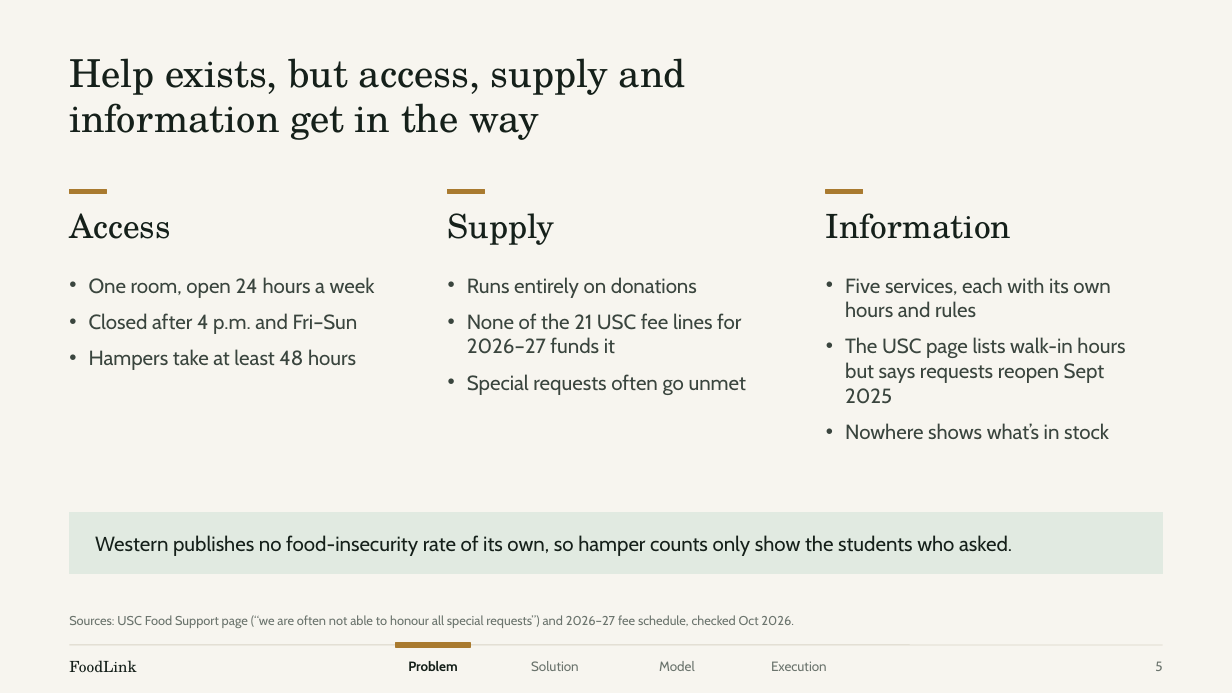
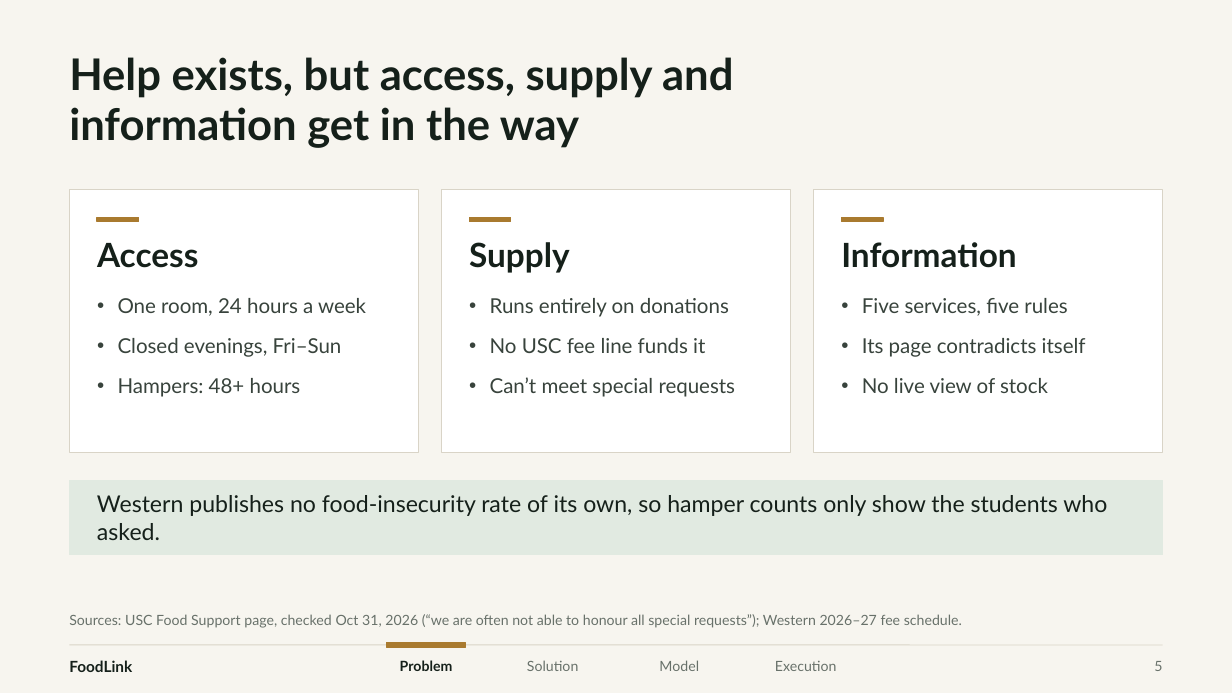
Before and after one commit to xingexu/aspire, a slide deck: slide 5 of deck/PBSN_ASPIRE_FoodLink.pptx. Drawn at 1232x693 pixels with LibreOffice and Linux fonts; fonts in the diff are those of the drawing. Boxes give left, top, right and bottom in pixels: in the first picture for what was removed or moved away, otherwise in the second. Text is boxed around its words. In the diff, an @@ line names an element or a change of style, - is before the commit and + after.

```diff
--- a/deck/PBSN_ASPIRE_FoodLink.pptx
+++ b/deck/PBSN_ASPIRE_FoodLink.pptx
@@ title "Help exists, but access, supply ..." at box(69, 57, 733, 148): size 30 to 34 pt, font TeX Gyre Schola to Lato, bold on; line spacing 0.98 to 0.95 @@
@@ rectangle added at box(69, 189, 419, 453), fill #FFFFFF, outline #D9D4C7 0.75 pt @@
@@ rectangle added at box(442, 189, 791, 453), fill #FFFFFF, outline #D9D4C7 0.75 pt @@
@@ rectangle added at box(814, 189, 1164, 453), fill #FFFFFF, outline #D9D4C7 0.75 pt @@
@@ font TeX Gyre Schola to Lato, bold on in 4 elements at box(69, 660, 132, 672), box(469, 242, 570, 273), box(841, 242, 1016, 268), box(97, 243, 198, 268) @@
@@ text "Access": place and size @@
-text "Access" at box(69, 213, 170, 239)
+text "Access" at box(97, 243, 198, 268)
@@ rectangle: place and size @@
-rectangle at box(69, 189, 106, 193)
+rectangle at box(97, 217, 139, 222)
@@ text "Supply": place and size @@
-text "Supply" at box(448, 213, 555, 245)
+text "Supply" at box(469, 242, 570, 273)
@@ rectangle: place and size @@
-rectangle at box(447, 189, 484, 193)
+rectangle at box(470, 217, 511, 222)
@@ text "Information": place and size @@
-text "Information" at box(826, 213, 1011, 239)
+text "Information" at box(841, 242, 1016, 268)
@@ rectangle: place and size @@
-rectangle at box(826, 189, 863, 193)
+rectangle at box(842, 217, 884, 222)
@@ text at box(118, 298, 366, 397): text changed; font Cabin to Lato; text colour #3A453E to #38433C @@
-• One room, open 24 hours a week
-• Closed after 4 p.m. and Fri–Sun
-• Hampers take at least 48 hours
+• One room, 24 hours a week
+• Closed evenings, Fri–Sun
+• Hampers: 48+ hours
@@ text "Runs entirely on donations": place and size @@
-text "Runs entirely on donations" at box(467, 277, 747, 395)
+text "Runs entirely on donations" at box(490, 298, 736, 397)
@@ text at box(490, 298, 729, 317): font Cabin to Lato, text colour #3A453E to #38433C in "Runs entirely on donations"; indent changed; more space between paragraphs @@
@@ text removed at box(845, 277, 1125, 439) @@
-• Five services, each with its own hours and rules
-• The USC page lists walk-in hours but says requests reopen Sept 2025
-• Nowhere shows what’s in stock
@@ text added at box(862, 298, 1086, 393), 16 pt, text #38433C @@
+• Five services, five rules
+• Its page contradicts itself
+• No live view of stock
@@ text at box(490, 338, 736, 397): text changed; font Cabin to Lato; text colour #3A453E to #38433C @@
-• None of the 21 USC fee lines for 2026–27 funds it
-• Special requests often go unmet
+• No USC fee line funds it
+• Can’t meet special requests
@@ rectangle: place and size @@
-rectangle at box(69, 513, 1163, 574)
+rectangle at box(69, 481, 1163, 555)
@@ text "Western publishes no food-insecurity rate ...": place and size @@
-text "Western publishes no food-insecurity rate ..." at box(95, 535, 1012, 556)
+text "Western publishes no food-insecurity rate ..." at box(97, 495, 1107, 540)
@@ text "Western publishes no food-insecurity rate ..." at box(97, 495, 1107, 540): size 16 to 18 pt, font Cabin to Lato @@
@@ text at box(69, 614, 962, 628): text changed; size 10 to 11 pt; font Cabin to Lato; text colour #6B746D to #68716A @@
-Sources: USC Food Support page (“we are often not able to honour all special requests”) and 2026–27 fee schedule, checked Oct 2026.
+Sources: USC Food Support page, checked Oct 31, 2026 (“we are often not able to honour all special requests”); Western 2026–27 fee schedule.
@@ text "Problem": place and size @@
-text "Problem" at box(408, 661, 457, 671)
+text "Problem" at box(400, 660, 453, 671)
@@ text "Problem" at box(400, 660, 453, 671): size 10.5 to 11 pt, font Cabin to Lato @@
@@ rectangle: place and size @@
-rectangle at box(396, 643, 470, 648)
+rectangle at box(387, 643, 466, 648)
@@ size 10.5 to 11 pt, font Cabin to Lato, text colour #6B746D to #68716A in 3 elements at box(527, 660, 578, 671), box(659, 660, 699, 671), box(775, 661, 837, 671) @@
```
Also in this commit, not shown: 19 other slides changed, 18 other files.
